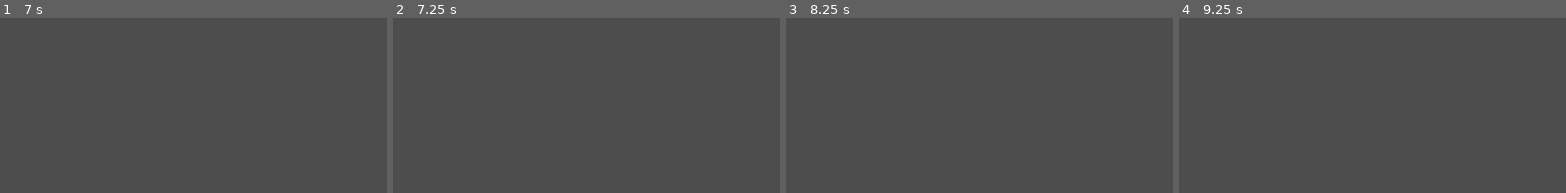
Above: before the commit, frames 1-4 (left to right).
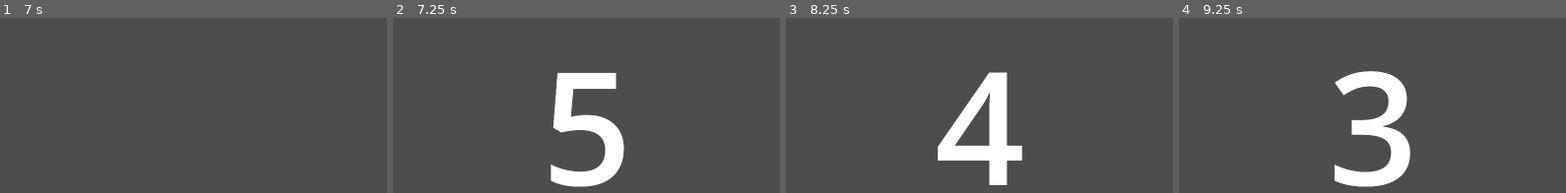
Above: after the commit, the same moments.

Repository: RajwolChapagain/Arcade-Game
Game: Godot game, scene res://main.tscn
Two runs of this game, one before a commit and one after it. Both use one fixed random seed, a clock stepped at 60 frames per second and the inputs below.
Inputs:
- Up to frame 1 (7 s): tap Enter (p1_super) at 0.5, 2.85, 5.75, 5.85 s; hold W (p1_thrust) 0.53-1.28 s; tap Up (p1_fire) at 0.6, 3.6, 6.6 s; tap A (p1_rotate_anticlockwise) at 1.35, 4.35 s; hold W (p1_thrust) 2.03-3.53 s; tap D (p1_rotate_clockwise) at 2.1, 5.1 s; tap Space at 5 s; hold W (p1_thrust) from 5.78 s (still down)
- Up to frame 2 (7.25 s): keep holding W (p1_thrust)
- Up to frame 3 (8.25 s): tap A (p1_rotate_anticlockwise) at 7.35 s; tap Space at 8 s; release W (p1_thrust) at 8.03 s; tap D (p1_rotate_clockwise) at 8.1 s
- Up to frame 4 (9.25 s): tap Enter (p1_super) at 8.75, 8.85 s
The pictures show only the part of the screen within x 11-61%, y 50-100%; the shares and areas given below are measured in that part.

Frame 1 is identical in both runs. In frame 2, 6.1% of the frame differs, in the area x 40-60%, y 31-97%; in frame 3, 6.1%; in frame 4, 6.0%.

Commit message:
Implement visual indicator for 5 second rule

Diff:
--- a/UI/hud.gd
+++ b/UI/hud.gd
@@ -11,3 +11,21 @@
 
 func update_p2_super_bar(new_percentage):
 	$SuperBar2.value = new_percentage
+
+func update_p1_offscreen_timer(time):
+	$Label.text = str(ceil(time))
+
+func update_p2_offscreen_timer(time):
+	$Label2.text = str(ceil(time))
+
+func make_p1_offscreen_timer_visible():
+	$Label.visible = true
+
+func make_p1_offscreen_timer_invisible():
+	$Label.visible = false
+
+func make_p2_offscreen_timer_visible():
+	$Label2.visible = true
+
+func make_p2_offscreen_timer_invisible():
+	$Label2.visible = false
--- a/UI/hud.tscn
+++ b/UI/hud.tscn
@@ -55,3 +55,31 @@
 grow_horizontal = 0
 theme_override_styles/fill = SubResource("StyleBoxFlat_eqrp0")
 value = 0.0
+
+[node name="Label" type="Label" parent="."]
+visible = false
+layout_mode = 1
+anchors_preset = 15
+anchor_right = 1.0
+anchor_bottom = 1.0
+offset_right = -1000.0
+grow_horizontal = 2
+grow_vertical = 2
+theme_override_font_sizes/font_size = 800
+text = "5"
+horizontal_alignment = 1
+vertical_alignment = 1
+
+[node name="Label2" type="Label" parent="."]
+visible = false
+layout_mode = 1
+anchors_preset = 15
+anchor_right = 1.0
+anchor_bottom = 1.0
+offset_left = 1000.0
+grow_horizontal = 2
+grow_vertical = 2
+theme_override_font_sizes/font_size = 800
+text = "5"
+horizontal_alignment = 1
+vertical_alignment = 1
--- a/main.gd
+++ b/main.gd
@@ -13,6 +13,13 @@
 	$Ship.player_entered_screen.connect(on_player1_entered_screen)
 	$Ship2.player_exited_screen.connect(on_player2_exited_screen)
 	$Ship2.player_entered_screen.connect(on_player2_entered_screen)
+
+func _physics_process(delta):
+	if not $P1OffscreenTimer.is_stopped():
+		$HUD.update_p1_offscreen_timer($P1OffscreenTimer.time_left)
+
+	if not $P2OffscreenTimer.is_stopped():
+		$HUD.update_p2_offscreen_timer($P2OffscreenTimer.time_left)
 
 func on_player_fired_bullet(bullet_scene, direction, location, bullet_layer):
 	var bullet = bullet_scene.instantiate()
@@ -36,15 +43,19 @@
 
 func on_player1_exited_screen():
 	$P1OffscreenTimer.start()
+	$HUD.make_p1_offscreen_timer_visible()
 
 func on_player1_entered_screen():
 	$P1OffscreenTimer.stop()
+	$HUD.make_p1_offscreen_timer_invisible()
 
 func on_player2_exited_screen():
 	$P2OffscreenTimer.start()
+	$HUD.make_p2_offscreen_timer_visible()
 
 func on_player2_entered_screen():
 	$P2OffscreenTimer.stop()
+	$HUD.make_p2_offscreen_timer_invisible()
 
 func on_player1_died():
 	on_game_over("Player2")
@@ -56,7 +67,14 @@
 	print(winner + " wins!")
 
 func _on_p_1_offscreen_timer_timeout():
+	$HUD.update_p1_offscreen_timer(0)
 	$Ship.on_hit(100)
 
 func _on_p_2_offscreen_timer_timeout():
+	$HUD.update_p2_offscreen_timer(0)
 	$Ship2.on_hit(100)
+	#🛑 Create two branches of the project where 5 second rule saps or zaps
+	#the health. 3 scenarios:
+	#1) At the end of 5 seconds, zap
+	#2) At the end of 5 seconds, sap
+	#3) Start sapping immediately after exiting
